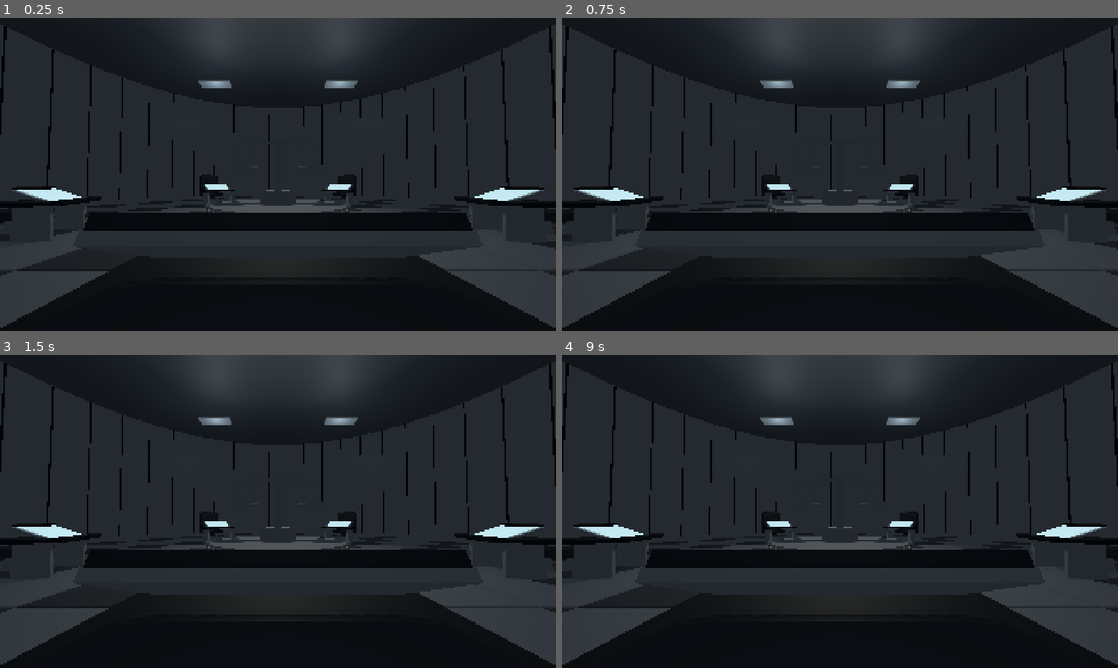
Above: before the commit, frames 1-4 (two rows, left to right).
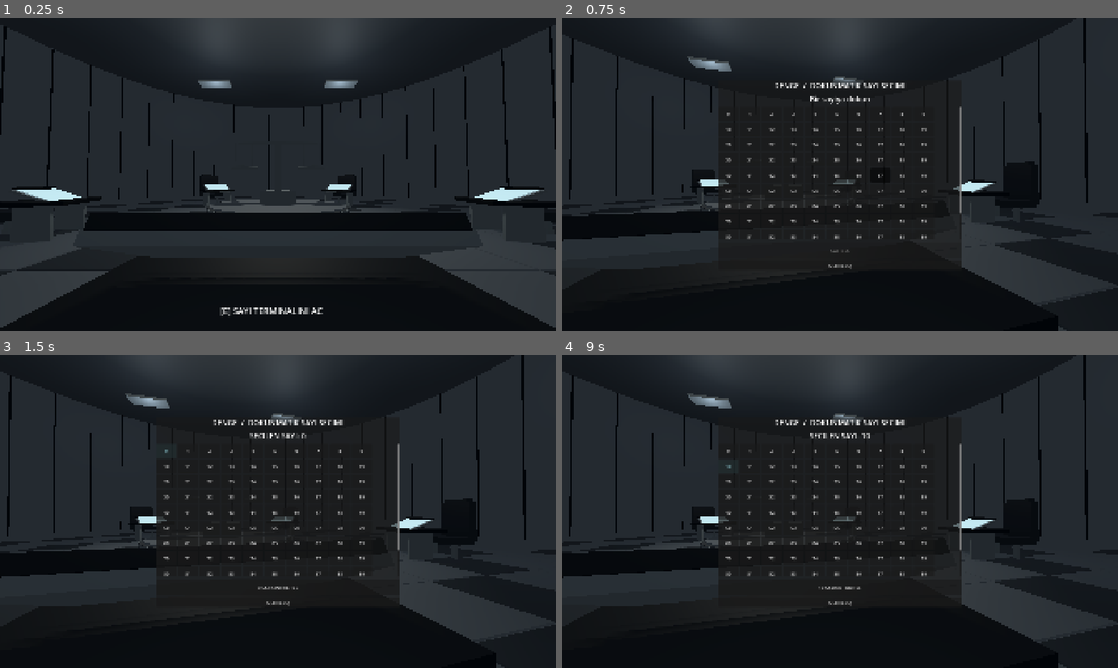
Above: after the commit, the same moments.

Repository: SerkanAydin06/DENGE
Game: Godot game, scene res://scenes/game_room.tscn
The game is run twice, just before and just after one commit, with the same random seed, the same clock (stepped at 60 frames per second) and the same inputs.
Inputs (mouse positions are in pixels of both pictures, inside the frame that each line leads up to):
- Up to frame 1 (0.25 s): no input
- Up to frame 2 (0.75 s): tap Enter at 0.5 s; move the mouse to (867, 174) at 0.52 s; tap E at 0.6 s; click (867, 174) at 0.67 s
- Up to frame 3 (1.5 s): click (166, 452) at 1.25 s, where only the run after the commit has a clickable "0"
- Up to frame 4 (9 s): click (751, 452) at 2 s, where only the run after the commit has a clickable "1"; click (773, 452) at 2.75 s, where only the run after the commit has a clickable "2"; click (795, 452) at 3.5 s, where only the run after the commit has a clickable "3"; click (817, 452) at 4.25 s, where only the run after the commit has a clickable "4"; click (834, 452) at 5 s, where only the run after the commit has a clickable "5"; click (856, 452) at 5.75 s, where only the run after the commit has a clickable "6"; click (878, 452) at 6.5 s, where only the run after the commit has a clickable "7"; click (901, 452) at 7.25 s, where only the run after the commit has a clickable "8"; click (923, 452) at 8 s, where only the run after the commit has a clickable "9"; click (728, 467) at 8.75 s, where only the run after the commit has a clickable "10"

The runs differ from the first frame. In frame 1, 0.3% of the frame differs, in the area x 39-59%, y 92-96%; in frame 2, 17%; in frame 3, 17%; in frame 4, 17%, in the area x 0-100%, y 0-100%.
Error before the commit: Parse Error: Identifier "i" not declared in the current scope. (res://scripts/number_terminal_ui.gd:66)

Commit message:
Fix number button highlight loop indentation

Diff:
--- a/scripts/number_terminal_ui.gd
+++ b/scripts/number_terminal_ui.gd
@@ -63,7 +63,7 @@
 	lock_button.text = "%d SAYISINI KILITLE" % chosen
 	for i in range(number_buttons.size()):
 		number_buttons[i].button_pressed = false
-	number_buttons[i].modulate = Color("#9ad8e3") if i == number else Color.WHITE
+		number_buttons[i].modulate = Color("#9ad8e3") if i == number else Color.WHITE
 
 func _lock() -> void:
 	if locked or chosen < 0:
